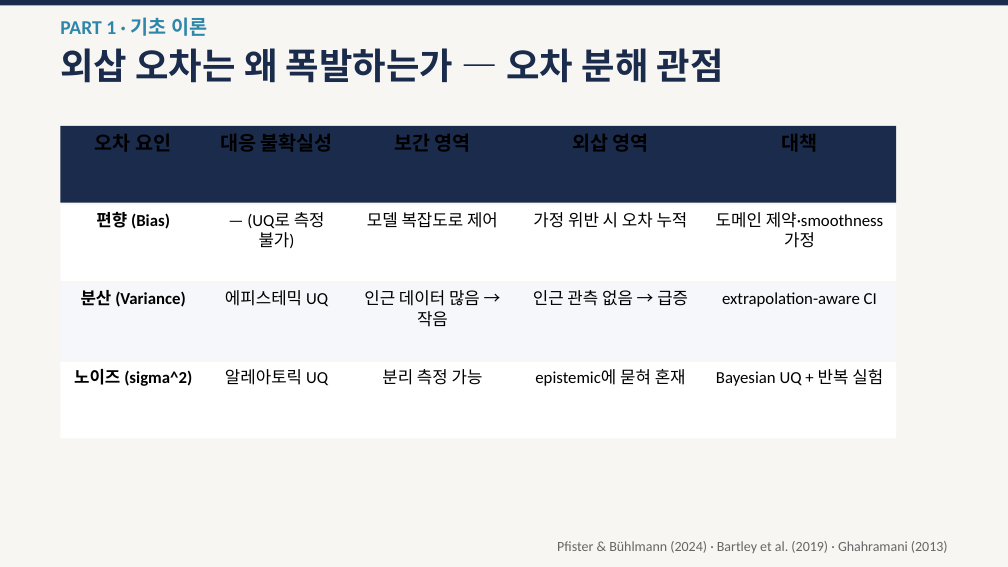
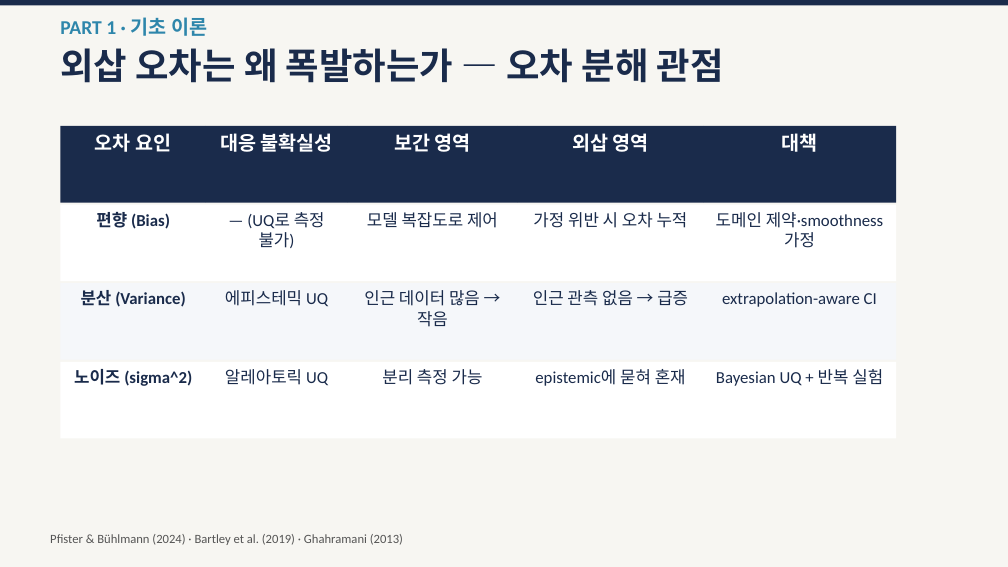
Before and after one commit to amumujs-create/literec_study, a slide deck: slide 9 of extrapolation-papers/외삽_50분_발표자료.pptx. Drawn at 1008x567 pixels with LibreOffice and Linux fonts; fonts in the diff are those of the drawing. Boxes give left, top, right and bottom in pixels: in the first picture for what was removed or moved away, otherwise in the second. Text is boxed around its words. In the diff, an @@ line names an element or a change of style, - is before the commit and + after.

```diff
--- a/extrapolation-papers/외삽_50분_발표자료.pptx
+++ b/extrapolation-papers/외삽_50분_발표자료.pptx
@@ text colour #000000 to #FFFFFF in 5 elements at <box>60,126,206,203</box>, <box>206,126,347,203</box>, <box>347,126,518,203</box>, <box>518,126,704,203</box>, <box>704,126,896,203</box> @@
@@ text colour #000000 to #1A2B4B in 15 elements at <box>60,205,206,281</box>, <box>206,205,347,281</box>, <box>347,205,518,281</box>, <box>518,205,704,281</box>, <box>704,205,896,281</box>, <box>60,283,206,360</box>, <box>206,283,347,360</box>, <box>347,283,518,360</box>, <box>518,283,704,360</box>, <box>704,283,896,360</box>, <box>60,362,206,438</box>, <box>206,362,347,438</box>, <box>347,362,518,438</box>, <box>518,362,704,438</box>, <box>704,362,896,438</box> @@
@@ text "Pfister & Bühlmann (2024) · ...": place and size @@
-text "Pfister & Bühlmann (2024) · ..." at <box>557,541,948,553</box>
+text "Pfister & Bühlmann (2024) · ..." at <box>50,534,403,545</box>
@@ text "Pfister & Bühlmann (2024) · ..." at <box>50,534,403,545</box>: size 10 to 9 pt, text colour #666666 to #555555; alignment right to left @@
```
Also in this commit, not shown: 11 other slides changed, 2 slides added, 1 slide removed, 1 other file.
